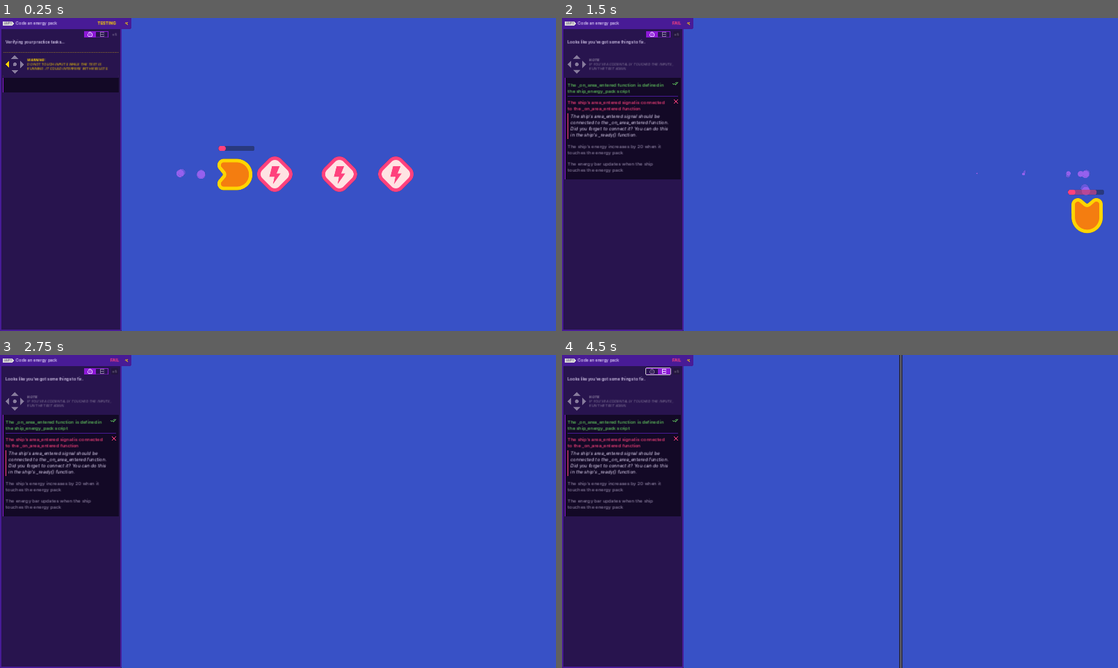
Above: before the commit, frames 1-4 (two rows, left to right).
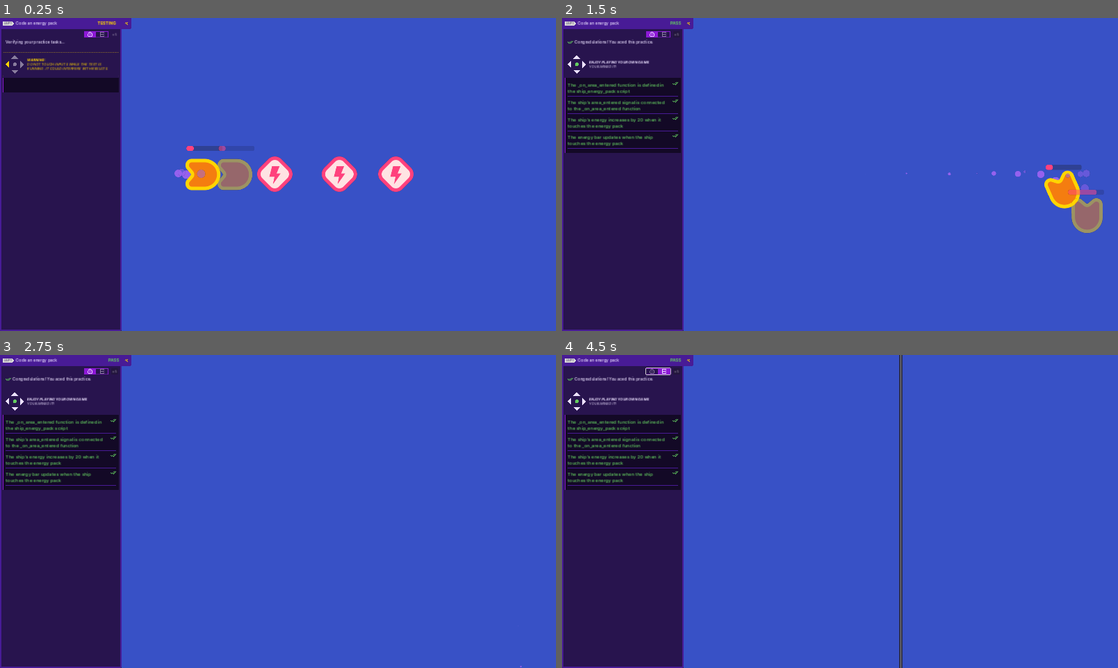
Above: after the commit, the same moments.

Repository: CWong1111/2d-GameDev-Course
Game: Godot game, scene res://practices/L5.P1.code_an_energy_pack/code_an_energy_pack.tscn
Two runs of this game, one before a commit and one after it. Both use one fixed random seed, a clock stepped at 60 frames per second and the inputs below. This scene is started directly instead of the project's main scene.
Inputs (mouse positions are in pixels of both pictures, inside the frame that each line leads up to):
- Up to frame 1 (0.25 s): no input
- Up to frame 2 (1.5 s): hold D (move_right) 0.53-1.28 s; hold S (move_down) from 1.28 s (still down)
- Up to frame 3 (2.75 s): release S (move_down) at 2.03 s; hold D (move_right) from 2.03 s (still down)
- Up to frame 4 (4.5 s): release D (move_right) at 2.75 s; click (689, 361) at 2.75 s; tap Enter at 3.5 s; hold W (move_up) 3.53-4.25 s; click (656, 370) at 4.25 s

The runs differ from the first frame. In frame 1, 1.3% of the frame differs, in the area x 31-46%, y 40-56%; in frame 2, 4.7%, in the area x 0-98%, y 1-69%; in frame 3, 3.4%; in frame 4, 3.4%.

Commit message:
M5 L5 practice 1

Diff:
--- a/05.loot_it_all_workbook/lessons/ship.gd
+++ b/05.loot_it_all_workbook/lessons/ship.gd
@@ -1,10 +1,10 @@
 extends Area2D
-
 
 var max_speed := 1200.0
 var velocity := Vector2(0, 0)
 var steering_factor := 3.0
 
+var health := 10
 
 func _process(delta: float) -> void:
 	var direction := Vector2(0, 0)
@@ -21,3 +21,14 @@
 
 	if velocity.length() > 0.0:
 		get_node("Sprite2D").rotation = velocity.angle()
+
+func set_health(new_health: int) -> void:
+	health = new_health
+	get_node("UI/HealthBar").value = health
+
+func _ready() -> void:
+	area_entered.connect(_on_area_entered)
+	set_health(50)
+
+func _on_area_entered(area_that_entered: Area2D) -> void:
+	set_health(health + 10)
--- a/05.loot_it_all_workbook/practices/L5.P1.code_an_energy_pack/code_an_energy_pack.tscn
+++ b/05.loot_it_all_workbook/practices/L5.P1.code_an_energy_pack/code_an_energy_pack.tscn
@@ -1,28 +1,22 @@
-[gd_scene load_steps=5 format=3]
+[gd_scene load_steps=3 format=3 uid="uid://ue0n7b5fh2bv"]
 
-[ext_resource type="PackedScene" path="res://practices/L5.P1.code_an_energy_pack/ship_energy_pack.tscn" id="1_jrchu"]
-[ext_resource type="Script" path="res://practices/L5.P1.code_an_energy_pack/ship_energy_pack.gd" id="2_y5mpa"]
+[ext_resource type="PackedScene" uid="uid://6jnokmxifkdr" path="res://practices/L5.P1.code_an_energy_pack/ship_energy_pack.tscn" id="1_jrchu"]
 [ext_resource type="PackedScene" path="res://practices/L5.P1.code_an_energy_pack/energy_pack.tscn" id="3_1o63n"]
-[ext_resource type="Script" path="res://practices/L5.P1.code_an_energy_pack/energy_pack.gd" id="4_qplhv"]
 
 [node name="CodeAnEnergyPack" type="Node2D"]
 position = Vector2(960, 540)
 
-[node name="ShipEnergyPack" type="Area2D" parent="." instance=ExtResource("1_jrchu")]
+[node name="ShipEnergyPack" parent="." instance=ExtResource("1_jrchu")]
 position = Vector2(-556, 0)
-script = ExtResource("2_y5mpa")
 
-[node name="EnergyPack" type="Area2D" parent="." instance=ExtResource("3_1o63n")]
+[node name="EnergyPack" parent="." instance=ExtResource("3_1o63n")]
 position = Vector2(-221, -1)
-script = ExtResource("4_qplhv")
 
-[node name="EnergyPack2" type="Area2D" parent="." instance=ExtResource("3_1o63n")]
+[node name="EnergyPack2" parent="." instance=ExtResource("3_1o63n")]
 position = Vector2(2, -1)
-script = ExtResource("4_qplhv")
 
-[node name="EnergyPack3" type="Area2D" parent="." instance=ExtResource("3_1o63n")]
+[node name="EnergyPack3" parent="." instance=ExtResource("3_1o63n")]
 position = Vector2(197, -1)
-script = ExtResource("4_qplhv")
 
 [node name="ExtraVisuals" type="Node" parent="."]
 
--- a/05.loot_it_all_workbook/practices/L5.P1.code_an_energy_pack/ship_energy_pack.gd
+++ b/05.loot_it_all_workbook/practices/L5.P1.code_an_energy_pack/ship_energy_pack.gd
@@ -2,13 +2,14 @@
 
 var max_speed := 1200.0
 var velocity := Vector2(0, 0)
-var steering_factor := 10.0
+var steering_factor := 3.0
 
 var energy := 20.0
 
 
 func _ready() -> void:
-	get_node("UI/EnergyBar").value = energy
+	area_entered.connect(_on_area_entered)
+	set_energy(20)
 
 
 func _process(delta: float) -> void:
@@ -20,8 +21,11 @@
 	position += velocity * delta
 
 	if velocity.length() > 0.0:
-		get_node("Sprite2D").rotation = velocity.angle()
+			get_node("Sprite2D").rotation = velocity.angle()
 
+func set_energy(new_energy: int) -> void:
+	energy = new_energy
+	get_node("UI/EnergyBar").value = energy
 
 func _on_area_entered(area: Area2D) -> void:
-	pass
+	set_energy(energy + 20)
--- a/05.loot_it_all_workbook/practices/L5.P1.code_an_energy_pack/ship_energy_pack.tscn
+++ b/05.loot_it_all_workbook/practices/L5.P1.code_an_energy_pack/ship_energy_pack.tscn
@@ -1,8 +1,8 @@
-[gd_scene load_steps=9 format=3]
+[gd_scene load_steps=9 format=3 uid="uid://6jnokmxifkdr"]
 
 [ext_resource type="Script" path="res://practices/L5.P1.code_an_energy_pack/ship_energy_pack.gd" id="1_rcoie"]
-[ext_resource type="Texture2D" path="res://assets/practice_assets/ellipse_white.png" id="2_n00ky"]
-[ext_resource type="Texture2D" path="res://assets/practice_assets/shape_ship.png" id="3_hye7g"]
+[ext_resource type="Texture2D" uid="uid://bkueifls7csiy" path="res://assets/practice_assets/ellipse_white.png" id="2_n00ky"]
+[ext_resource type="Texture2D" uid="uid://d1xp2mgpkkc42" path="res://assets/practice_assets/shape_ship.png" id="3_hye7g"]
 
 [sub_resource type="Curve" id="Curve_f7g5y"]
 _data = [Vector2(0, 0.663194), 0.0, 0.0, 0, 0, Vector2(1, 0), -0.0319997, 0.0, 0, 0]
--- a/05.loot_it_all_workbook/ship.tscn
+++ b/05.loot_it_all_workbook/ship.tscn
@@ -42,7 +42,7 @@
 offset_right = 40.0
 offset_bottom = 40.0
 
-[node name="ProgressBar" type="ProgressBar" parent="UI"]
+[node name="HealthBar" type="ProgressBar" parent="UI"]
 layout_mode = 0
 offset_left = -68.0
 offset_top = -55.0
